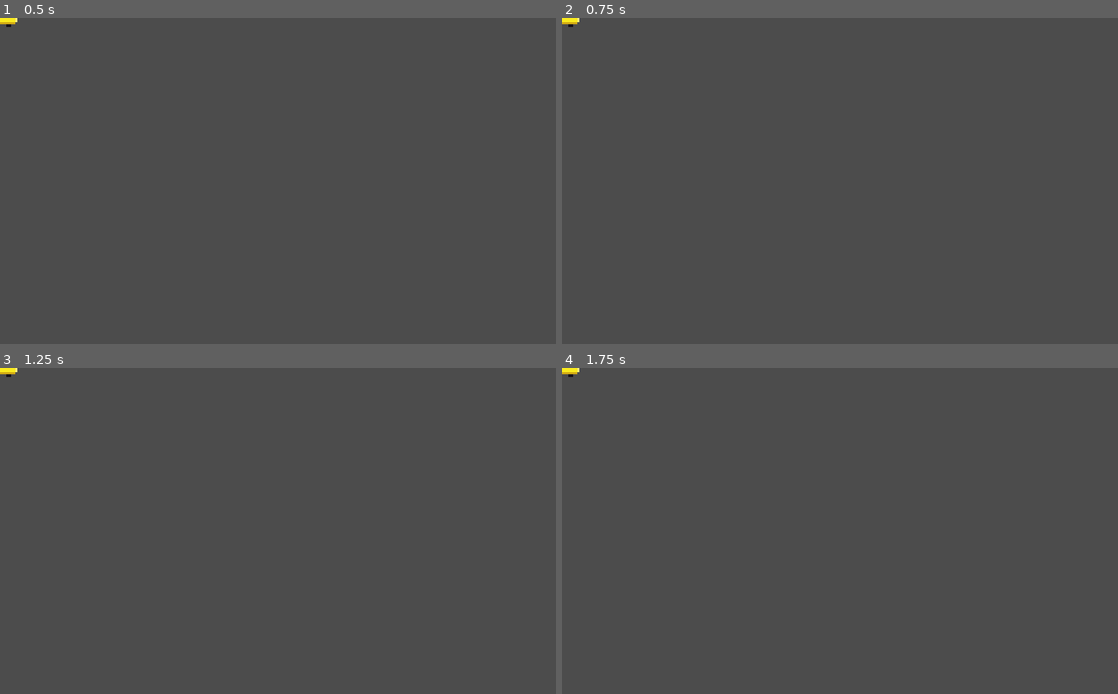
Above: before the commit, frames 1-4 (two rows, left to right).
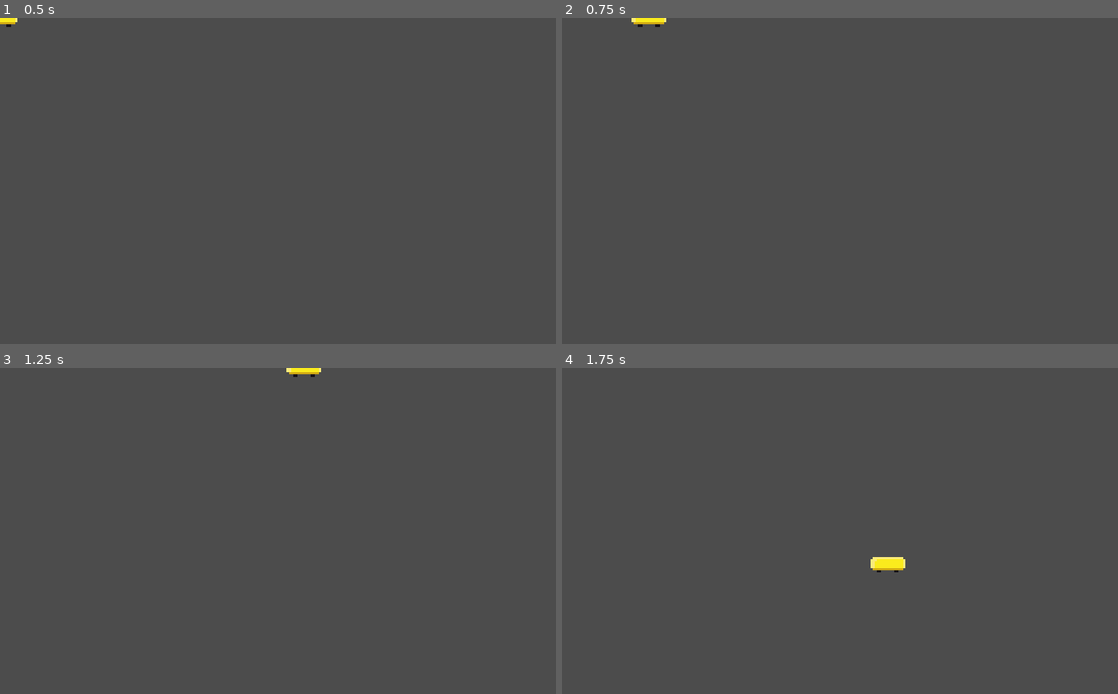
Above: after the commit, the same moments.

Repository: super-repair-bros/super-repair-bros
Game: Godot game, scene res://Scenes/PlayerCar.tscn
Two runs of this game, one before a commit and one after it. Both use one fixed random seed, a clock stepped at 60 frames per second and the inputs below.
Inputs:
- Up to frame 1 (0.5 s): no input
- Up to frame 2 (0.75 s): tap Enter at 0.5 s; hold D (right) from 0.53 s (still down)
- Up to frame 3 (1.25 s): keep holding D (right)
- Up to frame 4 (1.75 s): release D (right) at 1.28 s; hold S (down) from 1.28 s (still down)

Frame 1 is identical in both runs. In frame 2, 0.2% of the frame differs, in the area x 0-19%, y 0-3%; in frame 3, 0.2%; in frame 4, 0.3%, in the area x 0-62%, y 0-63%.
Error before the commit: Parse Error: The method "move_and_slide" isn't declared in the current class. (res://Scenes/PlayerCar.gd:21)

Commit message:
Car move!

Diff:
--- a/Scenes/PlayerCar.gd
+++ b/Scenes/PlayerCar.gd
@@ -1,4 +1,4 @@
-extends Area2D
+extends KinematicBody2D
 
 export (int) var speed = 200
 
--- a/project.godot
+++ b/project.godot
@@ -47,7 +47,7 @@
 left={
 "deadzone": 0.5,
 "events": [ Object(InputEventKey,"resource_local_to_scene":false,"resource_name":"","device":0,"alt":false,"shift":false,"control":false,"meta":false,"command":false,"pressed":false,"scancode":65,"unicode":0,"echo":false,"script":null)
-, Object(InputEventKey,"resource_local_to_scene":false,"resource_name":"","device":0,"alt":false,"shift":false,"control":false,"meta":false,"command":false,"pressed":false,"scancode":16777234,"unicode":0,"echo":false,"script":null)
+, Object(InputEventKey,"resource_local_to_scene":false,"resource_name":"","device":0,"alt":false,"shift":false,"control":false,"meta":false,"command":false,"pressed":false,"scancode":16777231,"unicode":0,"echo":false,"script":null)
  ]
 }
 
